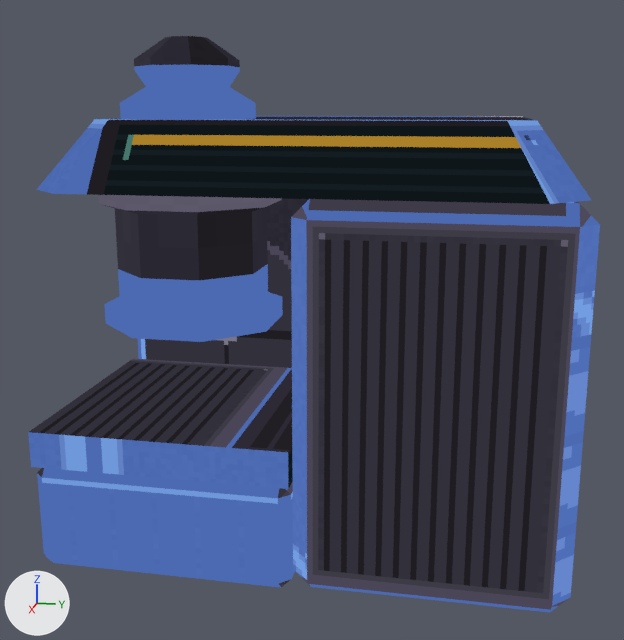
One commit to the glTF model art/out/seller.glb: the scene before it, then after it.
One viewpoint serves both versions: a 50 mm lens placed at (3.29, 1.14, 1.24), pointed at (-0.43, 0.4, 0.31). Every picture has the same lights, and +X, +Y and +Z are marked at lower left. The picture after the commit comes second. Vertices at exactly the same position are counted once.

The first picture shows 'seller_body'.
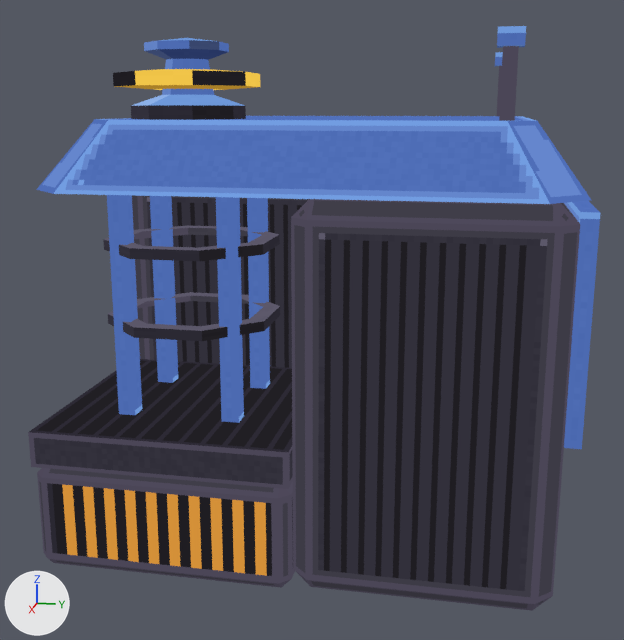
Changed parts and their boxes [x1, y1, x2, y2] in the pictures (624 x 640 px; the box of a moved part takes in the faces that stretch with it):
'seller_body', reshaped
    before: [28, 36, 600, 613]
    after: [28, 26, 600, 611]
'seller_ring', added
    after: [113, 69, 260, 90]
part 1 of me_seller_body, added (blue)
    after: [564, 201, 600, 449]
part 2 of me_seller_body, added (blue)
    after: [107, 195, 142, 415]
part 3 of me_seller_body, added (blue)
    after: [150, 196, 178, 383]
part 4 of me_seller_body, added (blue)
    after: [247, 198, 270, 389]
part 5 of me_seller_body, added (blue)
    after: [216, 197, 244, 423]
part 6 of me_seller_body, added
    after: [497, 66, 502, 116]
part 7 of me_seller_body, added
    after: [495, 52, 503, 66]
part 8 of me_seller_body, added (purple)
    after: [499, 46, 519, 121]
part 9 of me_seller_body, added (blue)
    after: [497, 26, 526, 48]
part 10 of me_seller_body, added
    after: [108, 292, 280, 341]
part 11 of me_seller_body, added
    after: [103, 225, 280, 261]
part 12 of me_seller_body, moved or reshaped
    before: [145, 199, 600, 613]
    after: [138, 196, 580, 611]
part 13 of me_seller_body, cut back
    before: [98, 36, 283, 342]
    after: [131, 38, 246, 120]
part 14 of me_seller_body, surface changed
    before: [28, 116, 600, 613]
    after: [28, 116, 591, 611]

Diff of the bpy script that builds the scene:
```diff
--- a/art/out/seller.glb.py
+++ b/art/out/seller.glb.py
@@ me_seller_body @@
 # used by ob_seller_body; location = (0.0, 0.0, 0.0)
-me_seller_body.from_pydata(...)  # 191 vertices, 328 faces; spans x -1.5..0.5, y -0.5..1.5, z -0.5..1.5
+me_seller_body.from_pydata(...)  # 267 vertices, 422 faces; spans x -1.5..0.5, y -0.5..1.5, z -0.5..1.5
+# me_seller_body part 1: a new loose piece, a box spanning x -1.42..0.42, y 1.44..1.5, z 0.12..0.92, in mat_seller
+# me_seller_body part 2: a new loose piece, a box spanning x 0.177..0.247, y -0.247..-0.177, z 0.06..0.95, in mat_seller
+# me_seller_body part 3: a new loose piece, a box spanning x -0.247..-0.177, y -0.247..-0.177, z 0.06..0.95, in mat_seller
+# me_seller_body part 4: a new loose piece, a box spanning x -0.247..-0.177, y 0.177..0.247, z 0.06..0.95, in mat_seller
+# me_seller_body part 5: a new loose piece, a box spanning x 0.177..0.247, y 0.177..0.247, z 0.06..0.95, in mat_seller
+# me_seller_body part 6: a new loose piece, a box spanning x -1.225..-1.175, y 1.175..1.225, z 1.2..1.44, in mat_seller
+# me_seller_body part 7: a new loose piece, a box spanning x -1.245..-1.155, y 1.155..1.245, z 1.44..1.5, in mat_seller
+# me_seller_body part 8: a new loose piece, a box spanning x 0.175..0.225, y 1.175..1.225, z 1.2..1.44, in mat_seller
+# me_seller_body part 9: a new loose piece, a box spanning x 0.155..0.245, y 1.155..1.245, z 1.44..1.5, in mat_seller
+# me_seller_body part 10: a new loose piece of 24 vertices spanning x -0.32..0.32, y -0.32..0.32, z 0.4..0.44, in mat_seller
+# me_seller_body part 11: a new loose piece of 24 vertices spanning x -0.32..0.32, y -0.32..0.32, z 0.7..0.74, in mat_seller
+# me_seller_body part 12
+# 22 vertices in x -1.5..0.5, y 1.43..1.5, z -0.5..0.95 move by (0.0, -0.06, 0.0)
+# 4 vertices are added at (0.05, 1.44, -0.06), (-1.05, 1.44, -0.06), (-1.05, 1.44, 0.06), (0.05, 1.44, 0.06)
+# 2 new faces join them
+# me_seller_body part 13
+# 96 vertices are removed from x -0.33..0.33, y -0.33..0.33, z 0.4..1.5
+# 168 faces are deleted
+# 40 vertices are added at x -0.2..0.2, y -0.2..0.2, z 1.2..1.48
+# 8 new vertices lie (0.0, 0.0, 0.05) away from vertices in x -0.2..0.2, y -0.2..0.2, z 1.2
+# 88 new faces join them
+# me_seller_body part 14: 160 kept faces spanning x -1.5..0.5, y -0.5..1.48, z -0.5..1.2 get new texture (UV) coordinates
 me_seller_body.materials.append(mat_seller)
@@ me_seller_ring @@
+me_seller_ring.from_pydata(...)  # 32 vertices, 64 faces; spans x -0.259..0.259, y -0.259..0.259, z 1.31..1.38
+me_seller_ring.materials.append(mat_seller)
@@ ob_seller_ring @@
+ob_seller_ring = bpy.data.objects.new('seller_ring', me_seller_ring)
+ob_seller_ring.location = (0.0, 0.0, 0.0)
```
